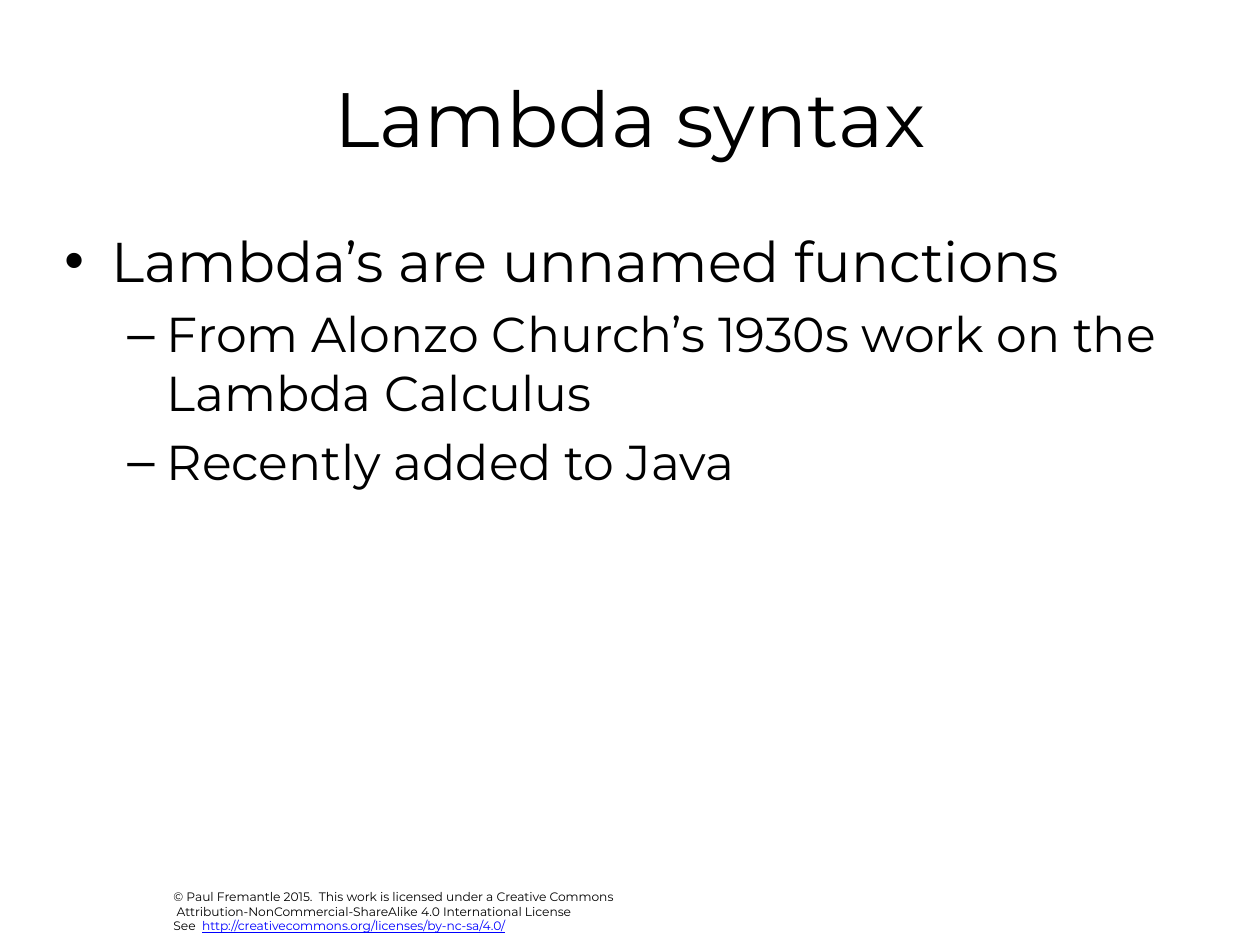
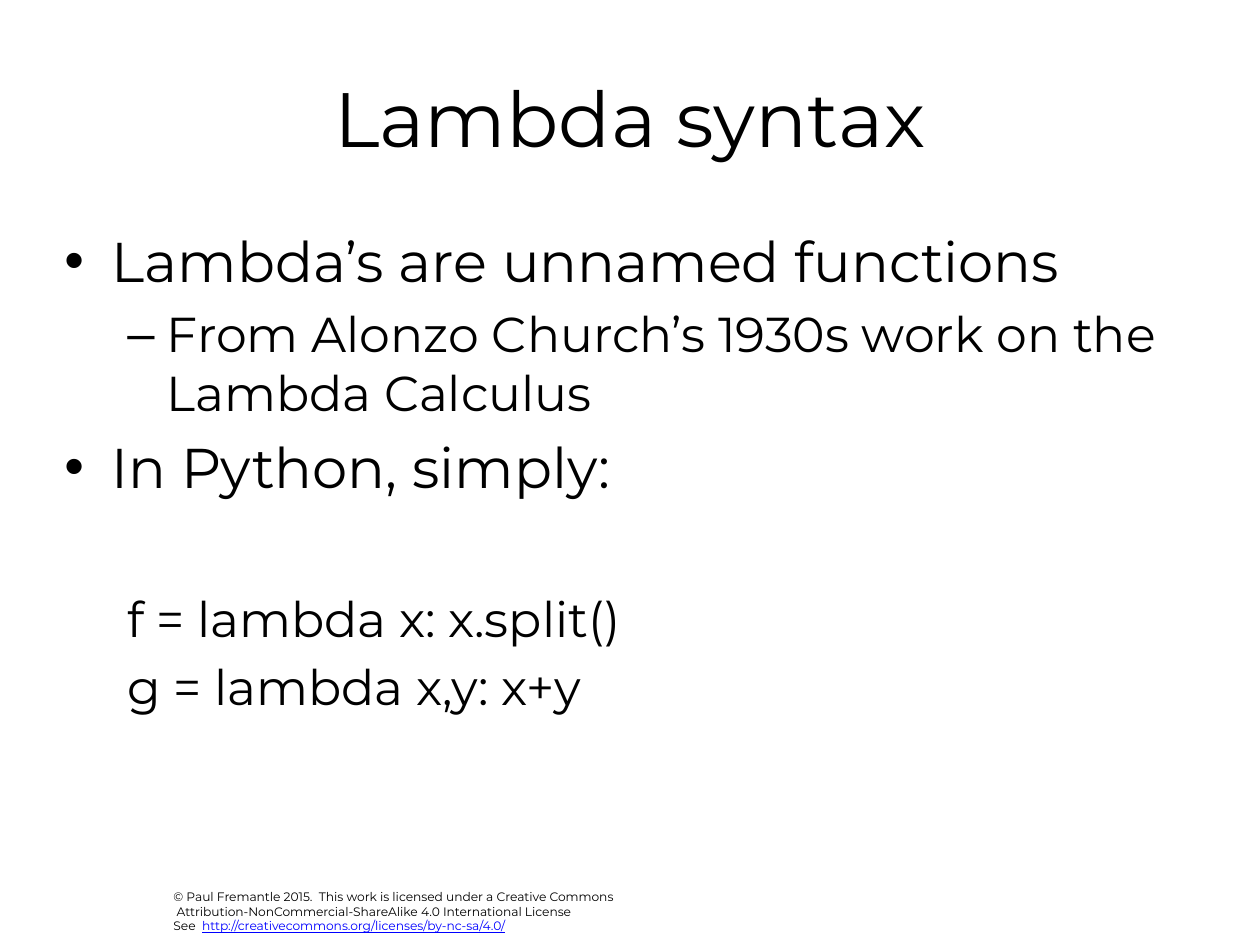
Before and after one commit to julieweeds/BigData, a slide deck: slide 28 of pres-source/03-spark.pptx (slide 25 before the commit). Drawn at 1260x945 pixels with LibreOffice and Linux fonts; fonts in the diff are those of the drawing; background and template pictures are left out. Boxes give left, top, right and bottom in pixels: in the first picture for what was removed or moved away, otherwise in the second. Text is boxed around its words. In the diff, an @@ line names an element or a change of style, - is before the commit and + after.

```diff
--- a/pres-source/03-spark.pptx
+++ b/pres-source/03-spark.pptx
@@ text at (112,446,620,715): text changed @@
-  – Recently added to Java
+• In Python, simply:
+  f = lambda x: x.split()
+  g = lambda x,y: x+y
```
Also in this commit, not shown: 9 other slides changed, 3 slides added, 1 slide removed, 3 other files.
